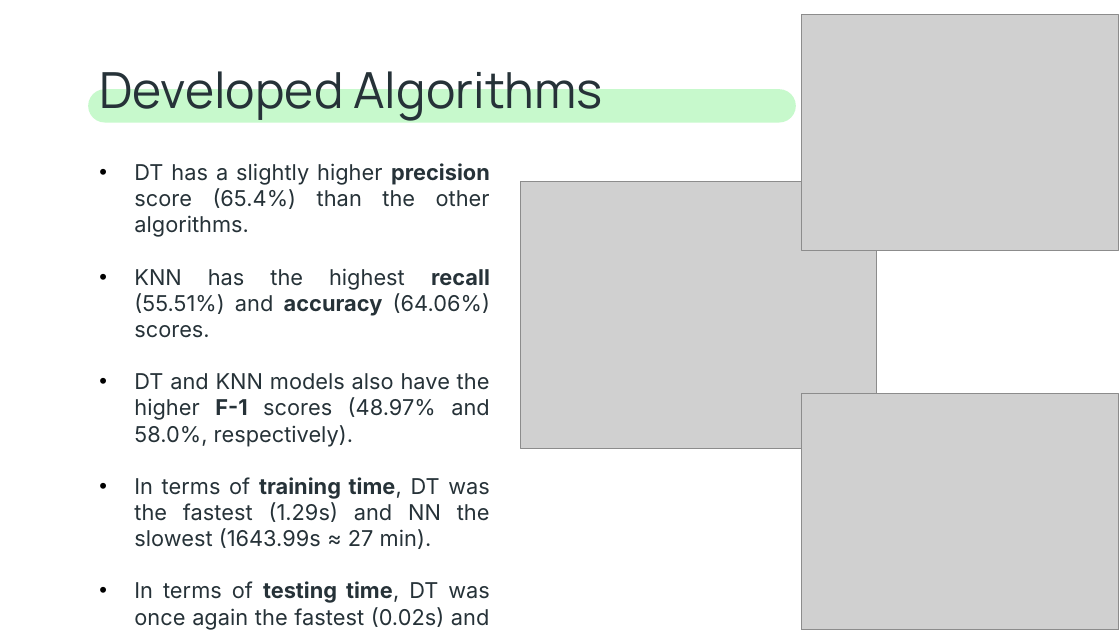
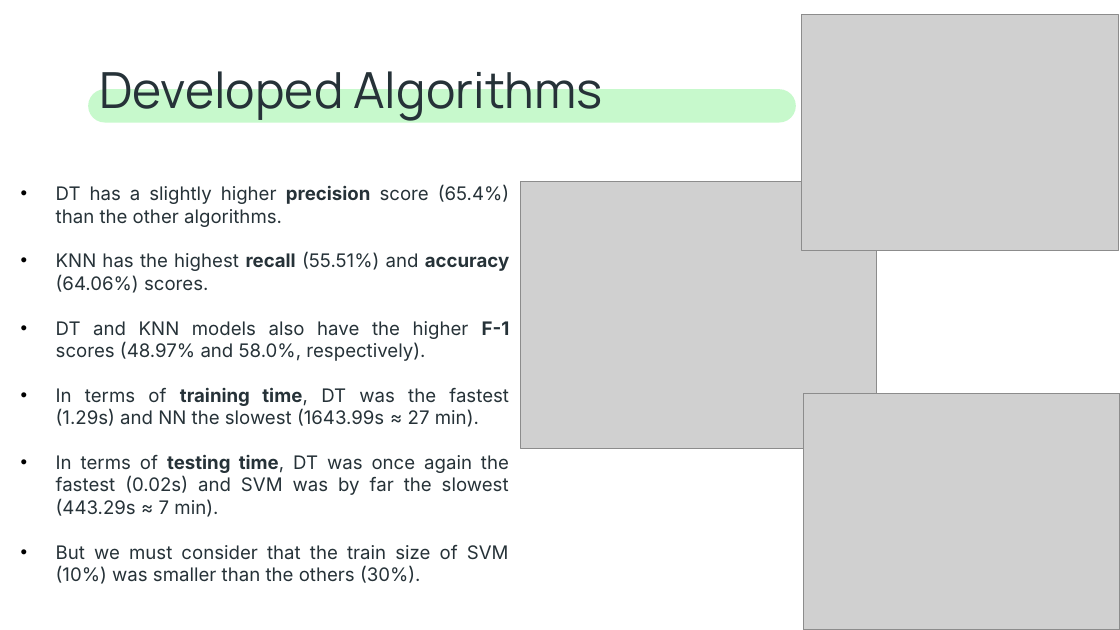
Before and after one commit to ICWeiner/FEUP-IART, a slide deck: slide 7 of Proj2/docs/IA-T10-G27-FinalDelivery.pptx (slide 8 before the commit). Drawn at 1120x630 pixels with LibreOffice and Linux fonts; fonts in the diff are those of the drawing; grey boxes stand for pictures. Boxes give left, top, right and bottom in pixels: in the first picture for what was removed or moved away, otherwise in the second. Text is boxed around its words. In the diff, an @@ line names an element or a change of style, - is before the commit and + after.

```diff
--- a/Proj2/docs/IA-T10-G27-FinalDelivery.pptx
+++ b/Proj2/docs/IA-T10-G27-FinalDelivery.pptx
@@ text "DT has a slightly higher ..." moved from (x1=134, y1=163, x2=490, y2=630) to (x1=56, y1=185, x2=510, y2=584) @@
@@ text at (x1=56, y1=185, x2=510, y2=517): size 14 to 12 pt in "DT has a slightly higher precision score ...", "KNN has the highest recall (55.51%) and ...", "DT and KNN models also have the ...", "In terms of training time, DT was ..." and 1 more places @@
@@ rectangle removed at (x1=886, y1=419, x2=1119, y2=627) @@
@@ text at (x1=56, y1=545, x2=509, y2=584): paragraph added @@
+• But we must consider that the train size of SVM (10%) was smaller than the others (30%).
```
Also in this commit, not shown: 4 other slides changed, 1 slide added, 2 slides removed, 2 other files.
